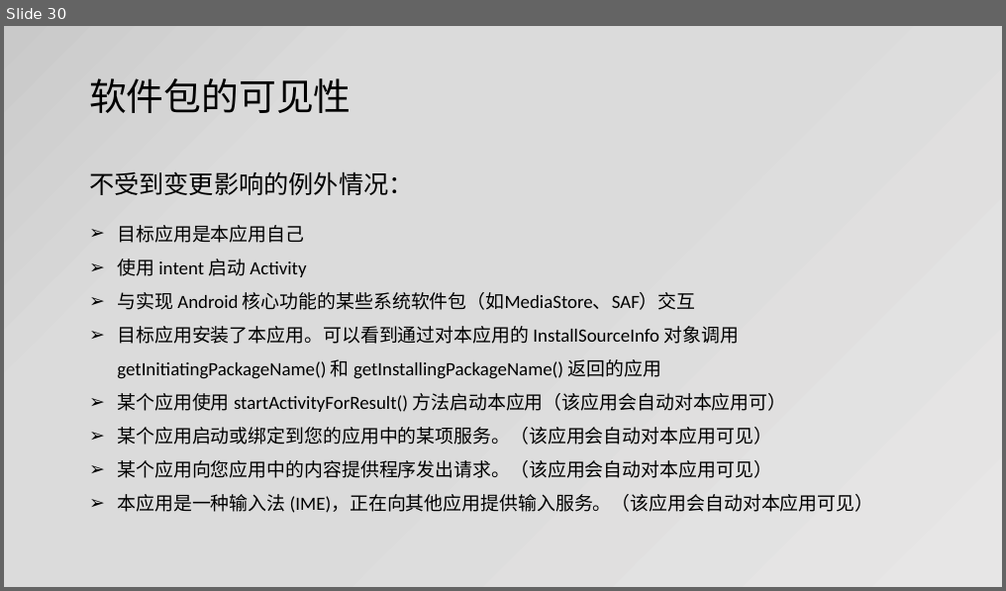
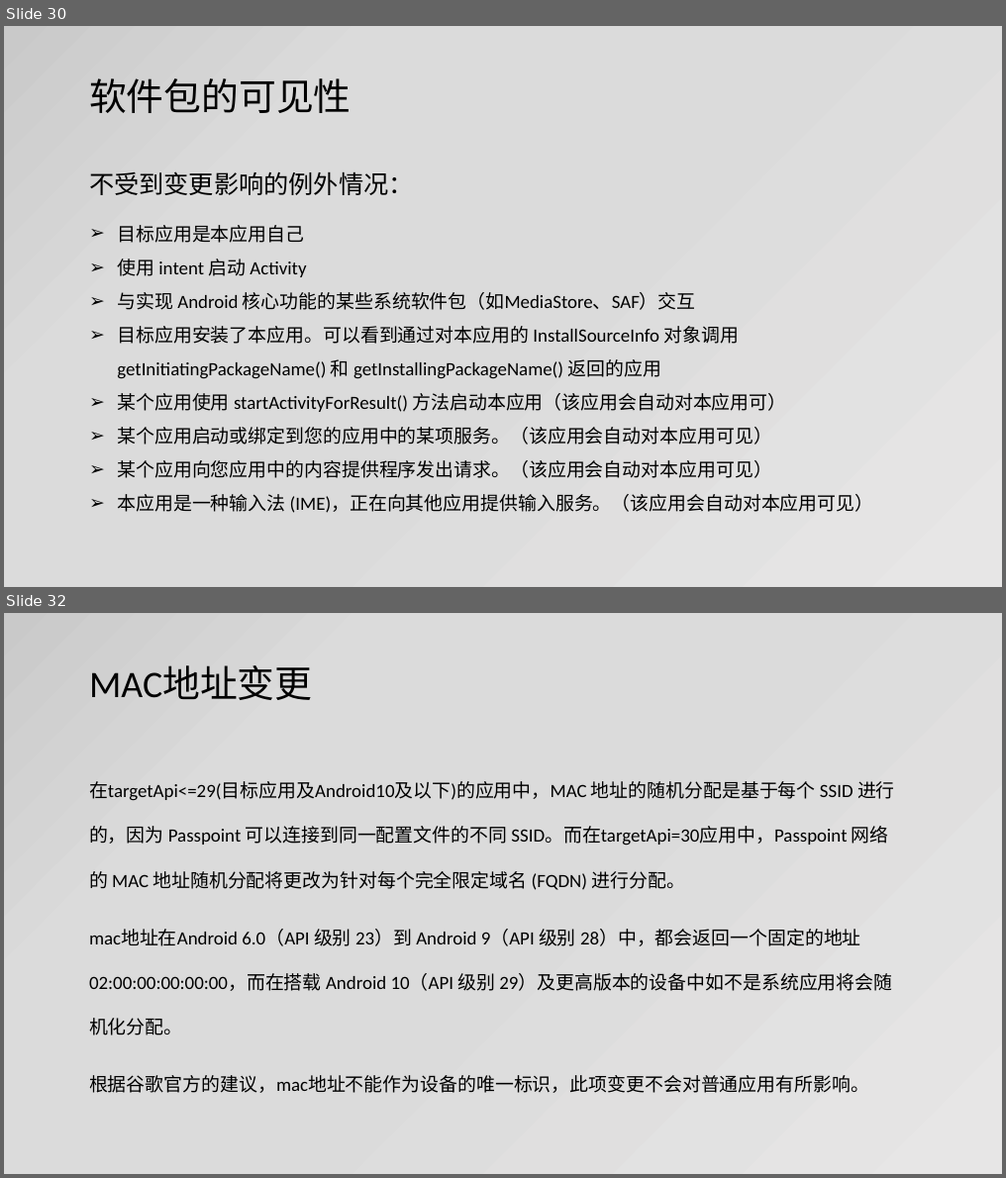
Before and after one commit to jianjunxiao/Adaptation, a slide deck: Android10、11适配.pptx. Shown one above the other, each under a label of ours: slide 30 before the commit, slides 30 and 32 after it; the slides between them are not shown. The pictures are 1006x591 and 1006x1178 pixels, drawn with LibreOffice and Linux fonts; fonts in the diff are those of the drawing. Boxes give left, top, right and bottom in pixels: in the first picture for what was removed or moved away, otherwise in the second. Text is boxed around its words. In the diff, an @@ line names an element or a change of style, - is before the commit and + after.

```diff
--- a/Android10、11适配.pptx
+++ b/Android10、11适配.pptx
@@ slide 32 added at (x1=4, y1=613, x2=1002, y2=1174), background gradient #E7E6E6 to #DBDBDB to #C9C9C9 @@
@@ title added at (x1=89, y1=665, x2=312, y2=700), 36 pt, text #000000 @@
+MAC地址变更
@@ text added at (x1=89, y1=781, x2=895, y2=1093), 18 pt, text #000000 @@
+在targetApi<=29(目标应用及Android10及以下)的应用中，MAC 地址的随机分配是基于每个 SSID 进行的，因为 Passpoint 可以连接到同一配置文件的不同 SSID。而在targetApi=30应用中，Passpoint 网络的 MAC 地址随机分配将更改为针对每个完全限定域名 (FQDN) 进行分配。
+mac地址在Android 6.0（API 级别 23）到 Android 9（API 级别 28）中，都会返回一个固定的地址 02:00:00:00:00:00，而在搭载 Android 10（API 级别 29）及更高版本的设备中如不是系统应用将会随机化分配。
+根据谷歌官方的建议，mac地址不能作为设备的唯一标识，此项变更不会对普通应用有所影响。
```
Also in this commit, not shown: 11 slides changed, 7 other slides added, 1 slide removed, 8 other files.
